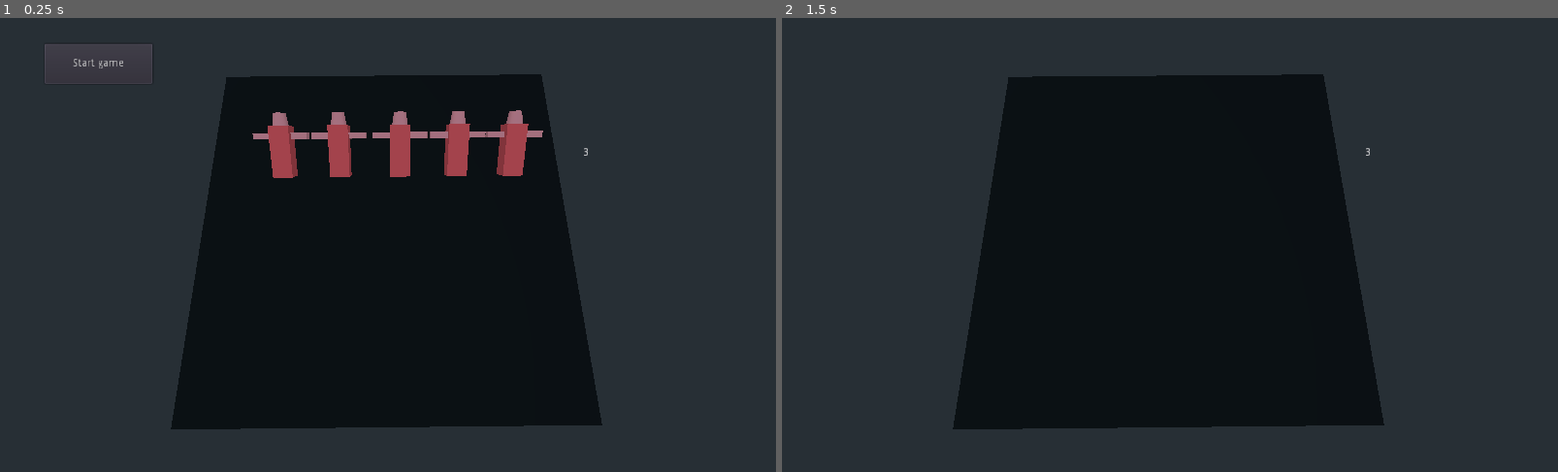
Above: before the commit, frames 1-2 (left to right).
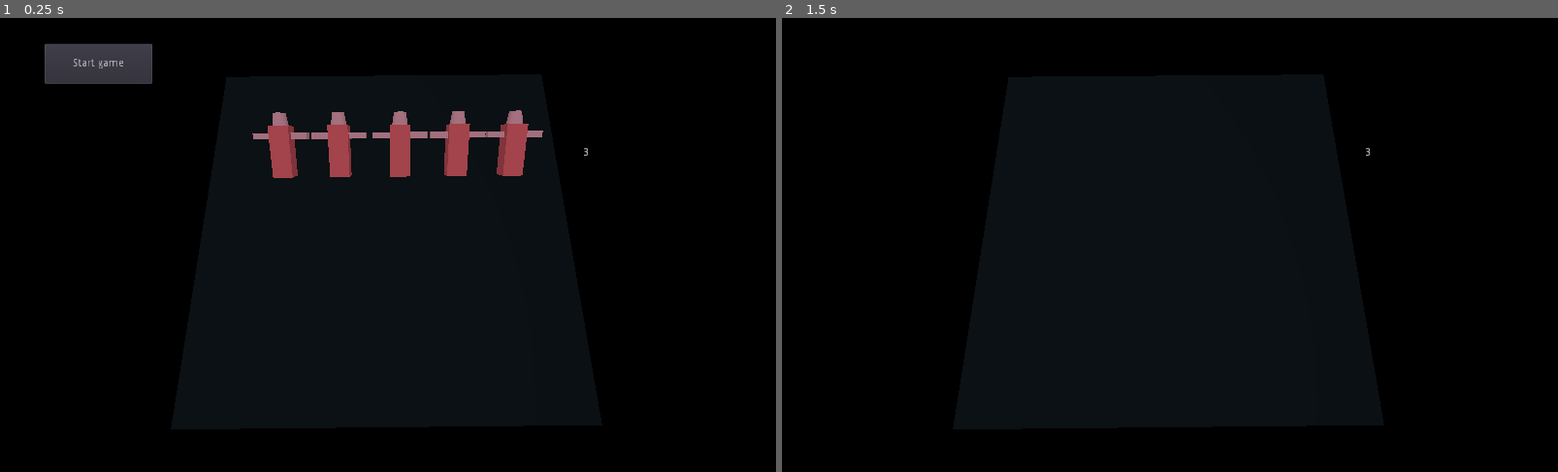
Above: after the commit, the same moments.

Repository: daavidtech/starwars_autochess
Game: Godot game, scene res://scenes/Main.tscn
Same seed, same stepped clock (60 frames per second), same inputs: the game is played once before the commit and once after it.
Inputs (mouse positions are in pixels of both pictures, inside the frame that each line leads up to):
- Up to frame 1 (0.25 s): no input
- Up to frame 2 (1.5 s): click "Start game" at 0.5 s; tap Enter at 1.25 s; move the mouse to (1340, 222) at 1.27 s; click (1340, 222) at 1.35 s

The runs differ from the first frame. In frame 1, 62% of the frame differs, in the area x 0-100%, y 0-100%; in frame 2, 63%.

Commit message:
Remove sky background

Diff:
--- a/default_env.tres
+++ b/default_env.tres
@@ -3,5 +3,5 @@
 [sub_resource type="ProceduralSky" id=1]
 
 [resource]
-background_mode = 2
+background_mode = 3
 background_sky = SubResource( 1 )
